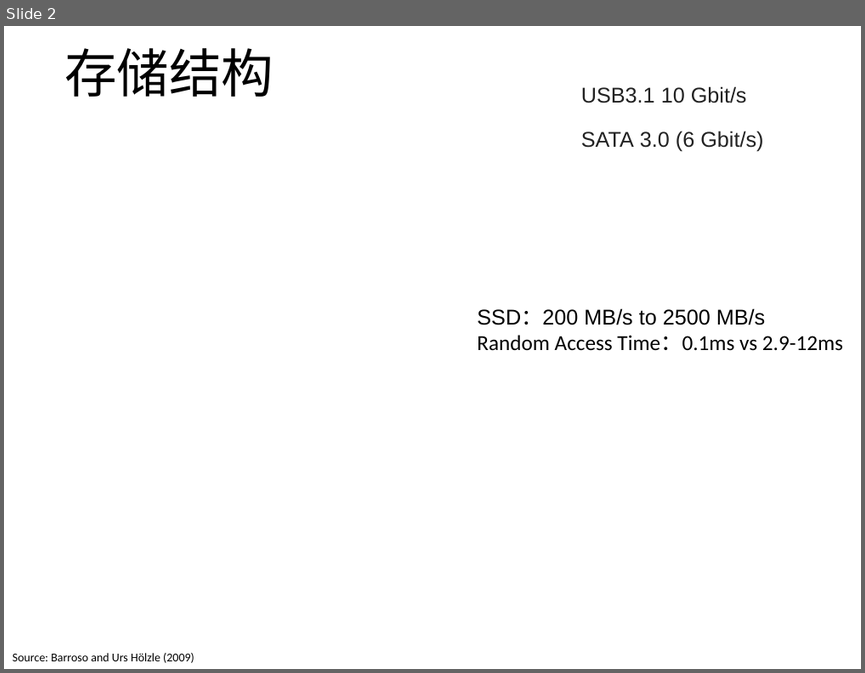
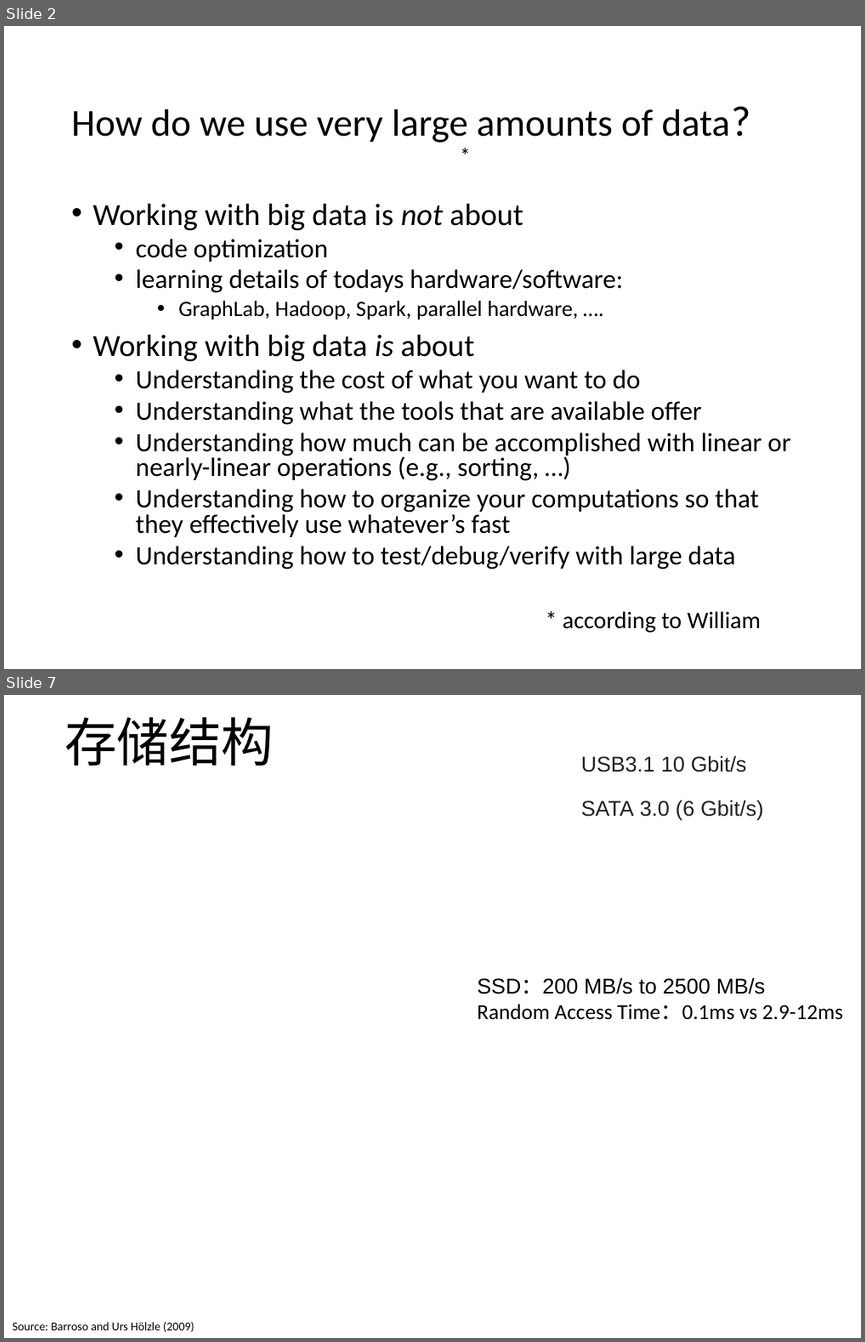
Before and after one commit to yishuai/bigalgo, a slide deck: ppt/2-memory.pptx. Shown one above the other, each under a label of ours: slide 2 before the commit, slides 2 and 7 after it; the slides between them are not shown. The pictures are 865x673 and 865x1342 pixels, drawn with LibreOffice and Linux fonts; fonts in the diff are those of the drawing; background and template pictures are left out. Boxes give left, top, right and bottom in pixels: in the first picture for what was removed or moved away, otherwise in the second. Text is boxed around its words. In the diff, an @@ line names an element or a change of style, - is before the commit and + after.

```diff
--- a/ppt/2-memory.pptx
+++ b/ppt/2-memory.pptx
@@ slide 2 added at <box>4,26,861,669</box>, background #FFFFFF @@
@@ title added at <box>71,109,731,142</box>, 32 pt, text #000000 @@
+How do we use very large amounts of data?
@@ text added at <box>451,138,474,172</box>, 18 pt, text #000000 @@
+*
@@ text added at <box>93,203,790,569</box>, 22.2 pt, text #000000 @@
+• Working with big data is not about
+  • code optimization
+  • learning details of todays hardware/software:
+    • GraphLab, Hadoop, Spark, parallel hardware, ….
+• Working with big data is about
+  • Understanding the cost of what you want to do
+  • Understanding what the tools that are available offer
+  • Understanding how much can be accomplished with linear or nearly-linear operations (e.g., sorting, …)
+  • Understanding how to organize your computations so that they effectively use whatever’s fast
+  • Understanding how to test/debug/verify with large data
@@ text added at <box>562,611,760,632</box>, 20 pt, text #000000 @@
+* according to William
@@ what was slide 2 is now slide 7 @@
```
Also in this commit, not shown: 2 slides changed, 5 other slides added, 21 other files.
